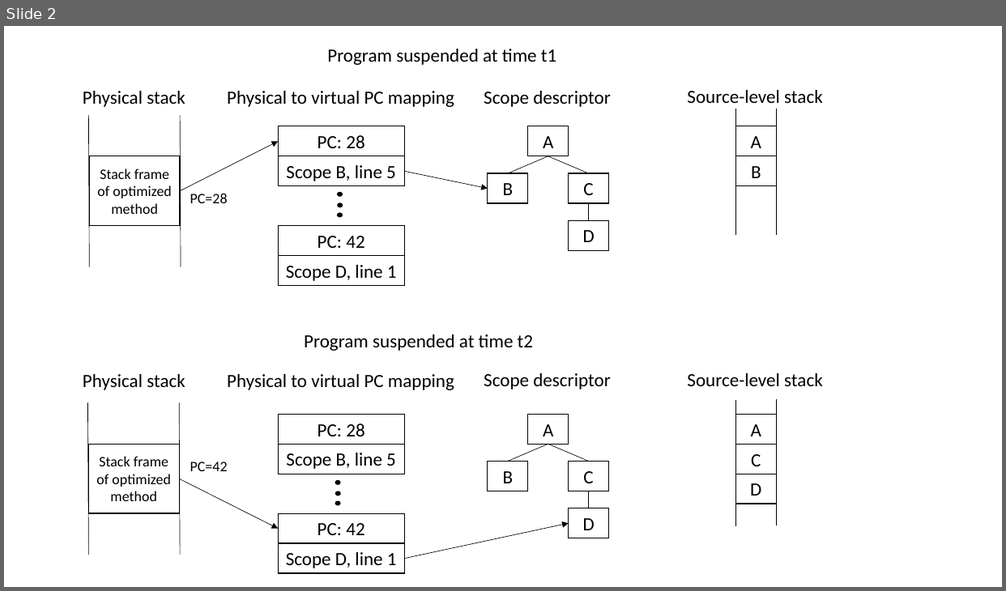
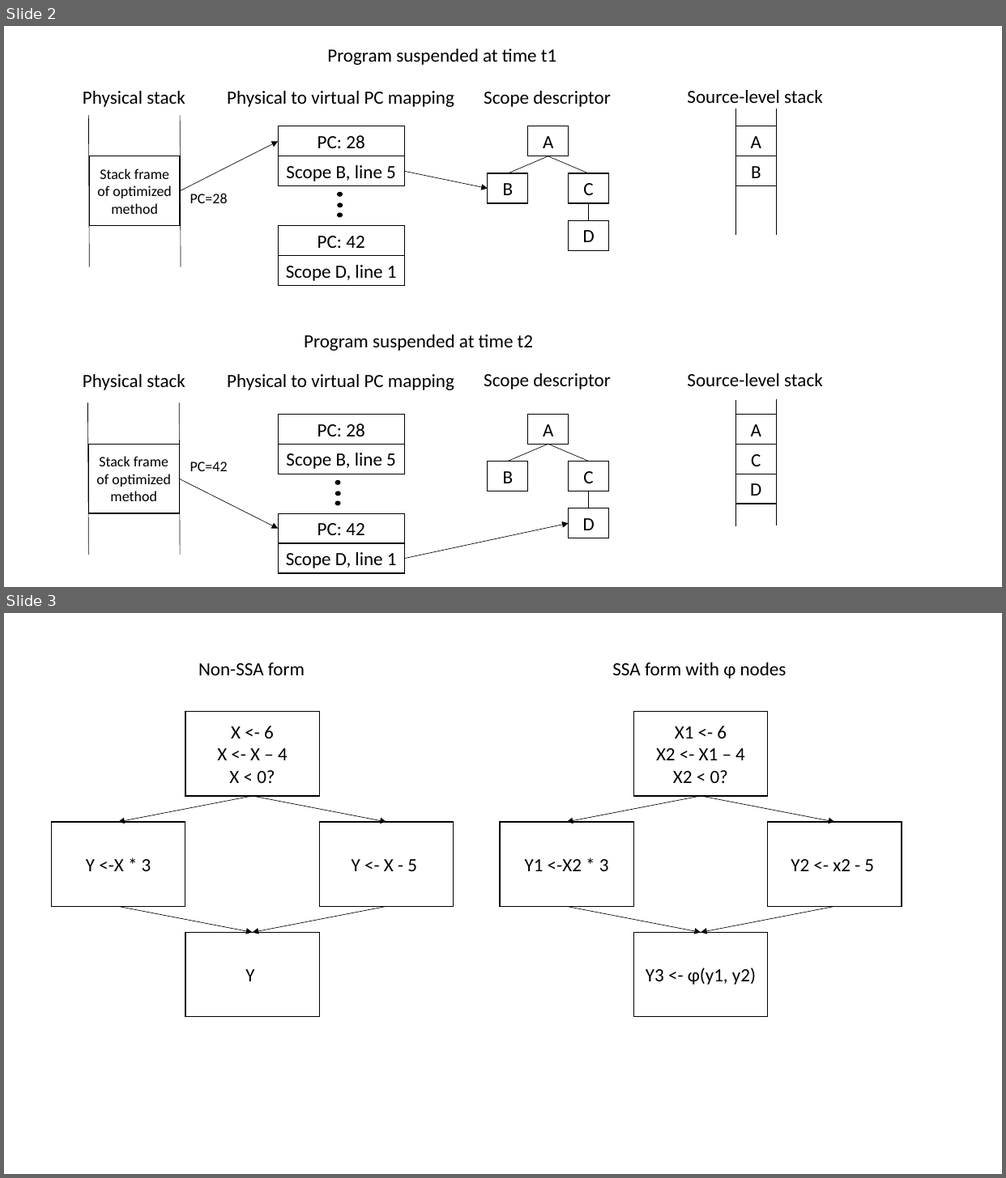
Before and after one commit to aghosn/master-thesis, a slide deck: MasterThesis/Figures/holzle.pptx. Shown one above the other, each under a label of ours: slide 2 before the commit, slides 2 and 3 after it. The pictures are 1006x591 and 1006x1178 pixels, drawn with LibreOffice and Linux fonts; fonts in the diff are those of the drawing. Boxes give left, top, right and bottom in pixels: in the first picture for what was removed or moved away, otherwise in the second. Text is boxed around its words. In the diff, an @@ line names an element or a change of style, - is before the commit and + after.

```diff
--- a/MasterThesis/Figures/holzle.pptx
+++ b/MasterThesis/Figures/holzle.pptx
@@ slide 3 added at box(4, 613, 1002, 1174), background #FFFFFF @@
@@ text added at box(198, 662, 305, 675), 18 pt, text #000000 @@
+Non-SSA form
@@ text added at box(612, 662, 786, 679), 18 pt, text #000000 @@
+SSA form with ɸ nodes
@@ rectangle added at box(185, 712, 319, 796), fill #FFFFFF, outline #000000 1 pt, 18 pt, text #000000 @@
+X <- 6
+X <- X – 4
+X < 0?
@@ rectangle added at box(633, 712, 768, 796), fill #FFFFFF, outline #000000 1 pt, 18 pt, text #000000 @@
+X1 <- 6
+X2 <- X1 – 4
+X2 < 0?
@@ arrow added from (253, 796) to (118, 822), #000000 0.5 pt @@
@@ arrow added from (253, 796) to (386, 822), #000000 0.5 pt @@
@@ arrow added from (701, 796) to (567, 822), #000000 0.5 pt @@
@@ arrow added from (701, 796) to (835, 822), #000000 0.5 pt @@
@@ rectangle added at box(51, 822, 185, 906), fill #FFFFFF, outline #000000 1 pt, 18 pt, text #000000 @@
+Y <-X * 3
@@ rectangle added at box(319, 822, 454, 906), fill #FFFFFF, outline #000000 1 pt, 18 pt, text #000000 @@
+Y <- X - 5
@@ rectangle added at box(500, 822, 633, 906), fill #FFFFFF, outline #000000 1 pt, 18 pt, text #000000 @@
+Y1 <-X2 * 3
@@ rectangle added at box(768, 822, 901, 906), fill #FFFFFF, outline #000000 1 pt, 18 pt, text #000000 @@
+Y2 <- x2 - 5
@@ arrow added from (118, 906) to (253, 933), #000000 0.5 pt @@
@@ arrow added from (386, 906) to (253, 933), #000000 0.5 pt @@
@@ arrow added from (567, 906) to (701, 933), #000000 0.5 pt @@
@@ arrow added from (835, 906) to (701, 933), #000000 0.5 pt @@
@@ rectangle added at box(185, 933, 319, 1017), fill #FFFFFF, outline #000000 1 pt, 18 pt, text #000000 @@
+Y
@@ rectangle added at box(633, 933, 768, 1017), fill #FFFFFF, outline #000000 1 pt, 18 pt, text #000000 @@
+Y3 <- ɸ(y1, y2)
```
Also in this commit, not shown: 10 other files.
